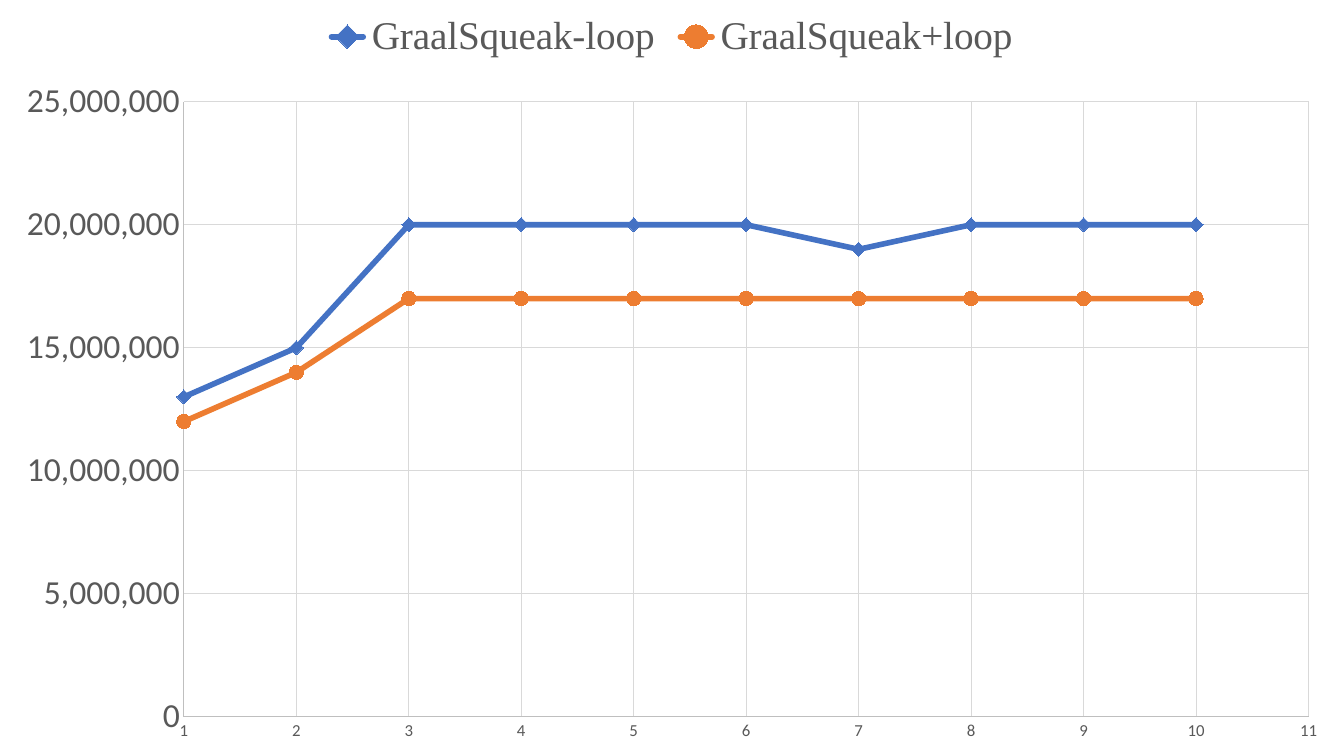
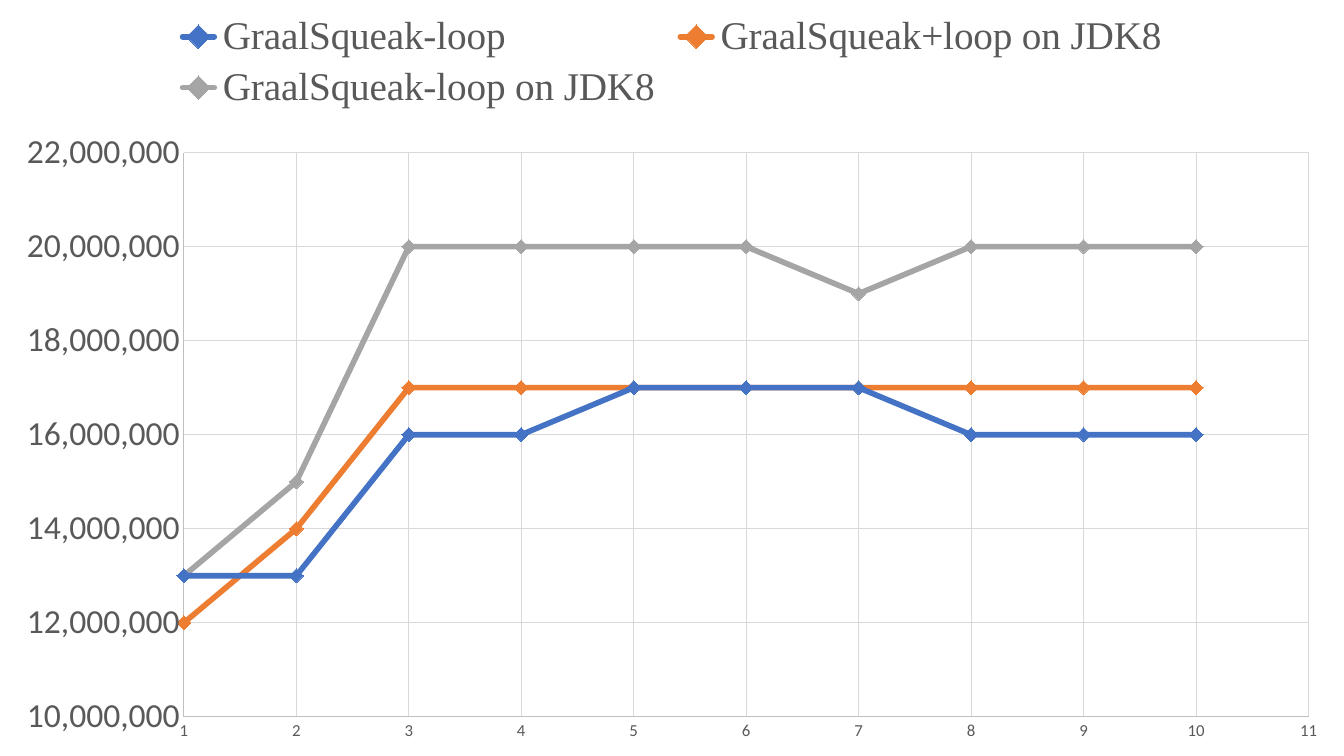
Before and after one commit to timfel/papers, a slide deck: slide 3 of resources/benchmark.pptx. Drawn at 1344x756 pixels with LibreOffice and Linux fonts; fonts in the diff are those of the drawing. Boxes give left, top, right and bottom in pixels: in the first picture for what was removed or moved away, otherwise in the second. Text is boxed around its words. In the diff, an @@ line names an element or a change of style, - is before the commit and + after.

```diff
--- a/resources/benchmark.pptx
+++ b/resources/benchmark.pptx
@@ scatter lines chart at box(0, 0, 1344, 756) @@
-GraalSqueak-loop: (1, 13000000), (2, 15000000), (3, 20000000), (4, 20000000), (5, 20000000), (6, 20000000), (7, 19000000), (8, 20000000), (9, 20000000), (10, 20000000)
+GraalSqueak-loop: (1, 13000000), (2, 13000000), (3, 16000000), (4, 16000000), (5, 17000000), (6, 17000000), (7, 17000000), (8, 16000000), (9, 16000000), (10, 16000000)
-GraalSqueak+loop: (1, 12000000), (2, 14000000), (3, 17000000), (4, 17000000), (5, 17000000), (6, 17000000), (7, 17000000), (8, 17000000), (9, 17000000), (10, 17000000)
+GraalSqueak+loop on JDK8: (1, 12000000), (2, 14000000), (3, 17000000), (4, 17000000), (5, 17000000), (6, 17000000), (7, 17000000), (8, 17000000), (9, 17000000), (10, 17000000)
+GraalSqueak-loop on JDK8: (1, 13000000), (2, 15000000), (3, 20000000), (4, 20000000), (5, 20000000), (6, 20000000), (7, 19000000), (8, 20000000), (9, 20000000), (10, 20000000)
@@ value axis changed @@
```
Also in this commit, not shown: 1 other slide changed, 3 other files.
